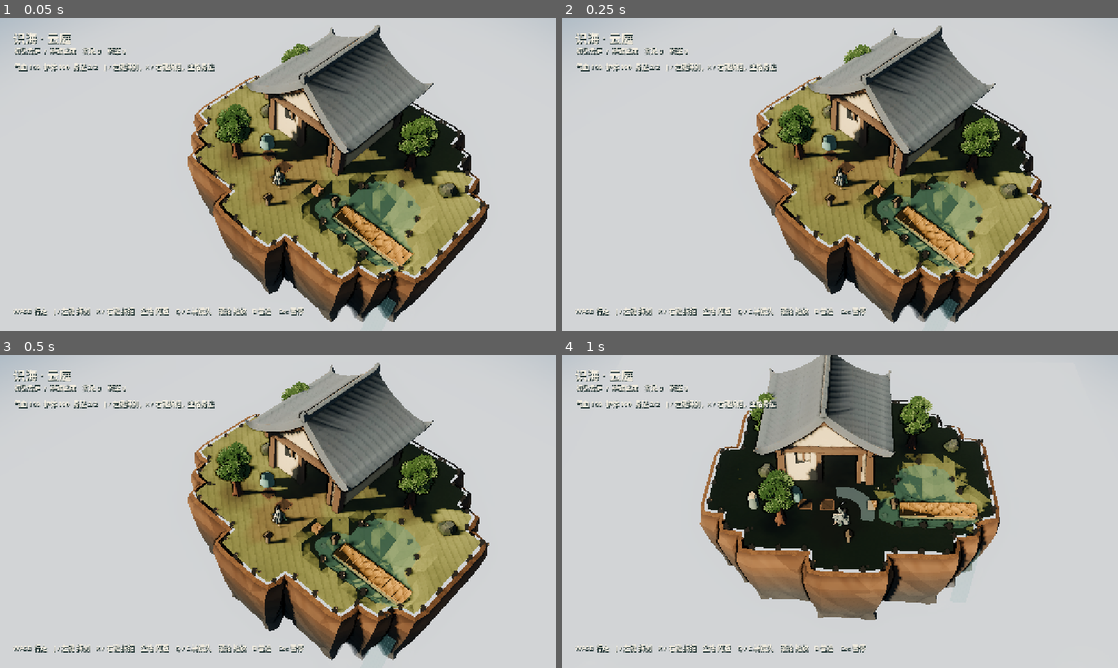
Above: before the commit, frames 1-4 (two rows, left to right).
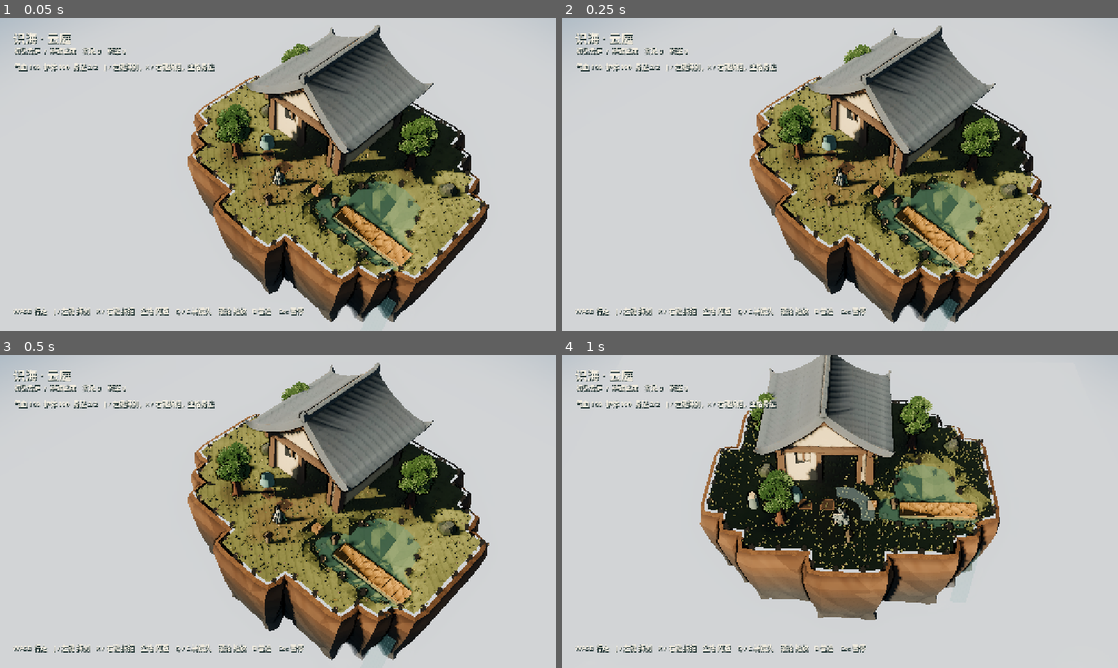
Above: after the commit, the same moments.

Repository: YI1219/Idle_and_incremental_game
Game: Godot game, scene res://scenes/play.tscn
Same seed, same stepped clock (60 frames per second), same inputs: the game is played once before the commit and once after it.
Inputs (mouse positions are in pixels of both pictures, inside the frame that each line leads up to):
- Up to frame 1 (0.05 s): no input
- Up to frame 2 (0.25 s): no input
- Up to frame 3 (0.5 s): no input
- Up to frame 4 (1 s): tap Enter at 0.5 s; move the mouse to (962, 495) at 0.52 s; hold D (move_right) from 0.53 s (still down); hold Q (camera_left) from 0.53 s (still down); click (962, 495) at 0.67 s; tap Space at 0.77 s

The runs differ from the first frame. In frame 1, 1.0% of the frame differs, in the area x 35-87%, y 19-82%; in frame 2, 1.1%; in frame 3, 1.1%; in frame 4, 1.1%, in the area x 26-78%, y 14-69%.

Commit message:
Fix scatter hashes so tufts actually spawn on the courtyard.
Island seeds from cells_hash are huge; feeding them into sin()
made density constant and rejected every tuft. Use a wrapped
phase and integer hashes instead.

Co-authored-by: YI <YI1219@users.noreply.github.com>

Diff:
--- a/scripts/world/island_heightfield.gd
+++ b/scripts/world/island_heightfield.gd
@@ -482,12 +482,22 @@
 	return n
 
 
+func _salt() -> float:
+	## Huge cells_hash seeds destroy sin() variation. Keep a small phase.
+	return float(absi(field.seed) % 97) * 0.13
+
+
+func _unit_hash(x: int, y: int, extra: int = 0) -> Vector2:
+	var h := Heightfield._hash_int(x * 73856093 ^ y * 19349663 ^ extra * 83492791 ^ field.seed)
+	return Vector2(float(h & 0xffff) / 65535.0, float((h >> 16) & 0xffff) / 65535.0)
+
+
 func _density_at(world: Vector2) -> float:
-	var wave := 0.5 + 0.5 * sin(world.x * 0.42 + float(field.seed) * 0.11) * sin(world.y * 0.35 - float(field.seed) * 0.07)
-	var nse := Heightfield._hash2(world.x * 0.19 + float(field.seed), world.y * 0.17)
-	var field_v := wave * 0.70 + nse.x * 0.30
-	# Clumps vs gaps without collapsing to zero on the playable seed.
-	return clampf(0.10 + 0.58 * field_v * field_v, 0.08, 0.72)
+	var salt := _salt()
+	var wave := 0.5 + 0.5 * sin(world.x * 0.42 + salt) * sin(world.y * 0.35 - salt * 0.7)
+	var nse := _unit_hash(int(floor(world.x * 3.0)), int(floor(world.y * 3.0)))
+	var field_v := wave * 0.68 + nse.x * 0.32
+	return clampf(0.14 + 0.52 * field_v, 0.12, 0.70)
 
 
 func _scatter_dressing() -> void:
@@ -504,22 +514,33 @@
 	var tufts: Array = []
 	var pebbles: Array = []
 	var flowers: Array = []
+	var n_land := 0
+	var n_gate := 0
+	var n_ok := 0
+	var dmin := 99.0
+	var dmax := -1.0
 	for cz in field.cells_z():
 		for cx in field.cells_x():
 			if not field.is_land(cx, cz):
 				continue
+			n_land += 1
 			var play := field.play_cell_of_hf(cx, cz)
 			if skip_top.has(play) or _blocked.has(play) or water_cells.has(Vector2i(cx, cz)):
+				n_gate += 1
 				continue
 			if field.sample_inland(Vector3(field.vertex_world(cx, cz).x, 0.0, field.vertex_world(cx, cz).y)) < 0.18:
+				n_gate += 1
 				continue
+			n_ok += 1
 			var origin := field.vertex_world(cx, cz)
 			var density := _density_at(origin)
+			dmin = minf(dmin, density)
+			dmax = maxf(dmax, density)
 			for attempt in 9:
-				var nse := Heightfield._hash2(float(cx) * 2.13 + float(attempt) * 17.0 + float(field.seed), float(cz) * 1.71 + float(attempt) * 5.3)
+				var nse := _unit_hash(cx, cz, attempt + 11)
 				if nse.x > density:
 					continue
-				var pos := Heightfield._hash2(float(cx) * 5.17 + float(attempt) * 3.1, float(cz) * 4.73 + float(attempt) * 8.9 + float(field.seed))
+				var pos := _unit_hash(cx + 17, cz + 29, attempt + 53)
 				var at := Vector3(origin.x + pos.x * field.spacing, 0.0, origin.y + pos.y * field.spacing)
 				var h := field.sample_height(at) + field.visual_relief(at)
 				var yaw := pos.y * TAU
@@ -529,7 +550,7 @@
 				tufts.append(Transform3D(Basis(Vector3.UP, yaw).scaled(Vector3(0.85 + pos.y * 0.40, tall, 0.85 + pos.x * 0.30)), Vector3(at.x, h + 0.008, at.z)))
 				if nse.y > 0.84 and pos.x > 0.35:
 					flowers.append(Transform3D(Basis(Vector3.UP, yaw + 1.2).scaled(Vector3.ONE * (1.0 + nse.x * 0.35)), Vector3(at.x + 0.05, h + 0.01, at.z - 0.04)))
-			var clump := Heightfield._hash2(float(cx) * 0.37 + float(field.seed), float(cz) * 0.41)
+			var clump := _unit_hash(cx + 3, cz + 5, 7)
 			if clump.x > 0.70 and density > 0.30:
 				var mid := origin + Vector2(field.spacing * 0.5, field.spacing * 0.5)
 				var h2 := field.sample_height(Vector3(mid.x, 0.0, mid.y))
@@ -541,8 +562,9 @@
 	_fill_mm(_flower_mm, flowers)
 	var rocks := _scatter_rim_rocks(water_cells)
 	_hang_roots()
-	print("dress tufts=%d pebbles=%d flowers=%d rim_rocks=%d" % [
-		tufts.size(), pebbles.size(), flowers.size(), rocks
+	print("dress tufts=%d pebbles=%d flowers=%d rim_rocks=%d land=%d gated=%d ok=%d d=%.3f..%.3f skip=%d blocked=%d" % [
+		tufts.size(), pebbles.size(), flowers.size(), rocks,
+		n_land, n_gate, n_ok, dmin, dmax, skip_top.size(), _blocked.size()
 	])
 
 
